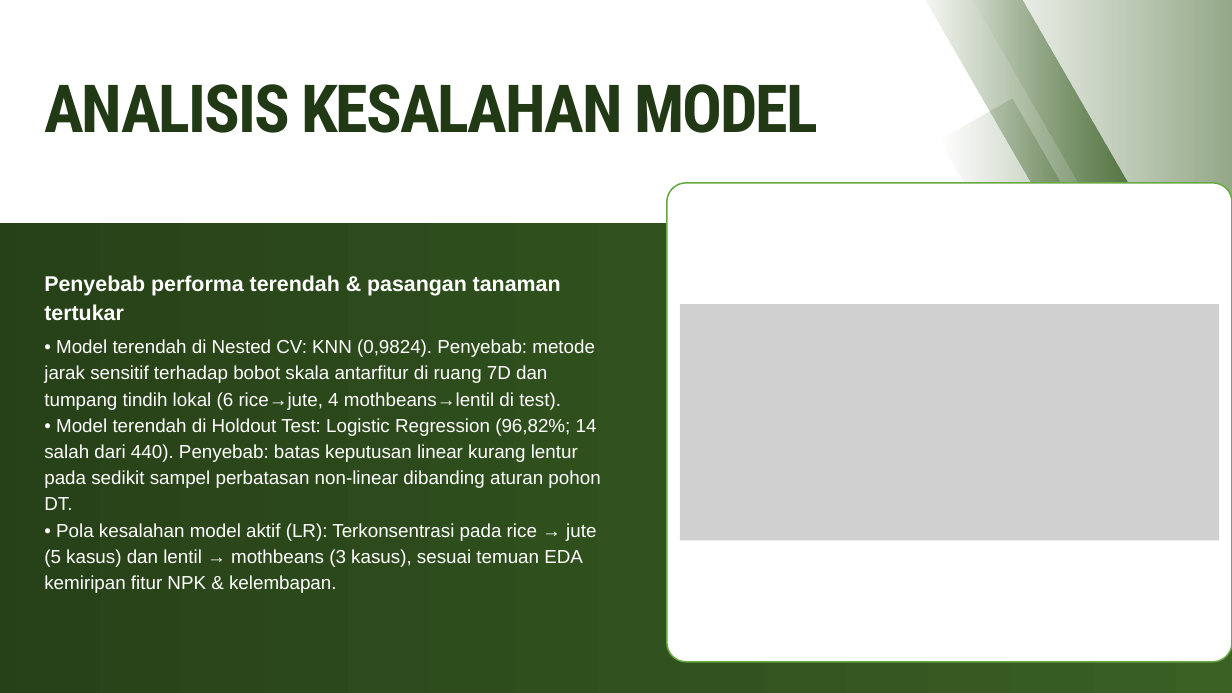
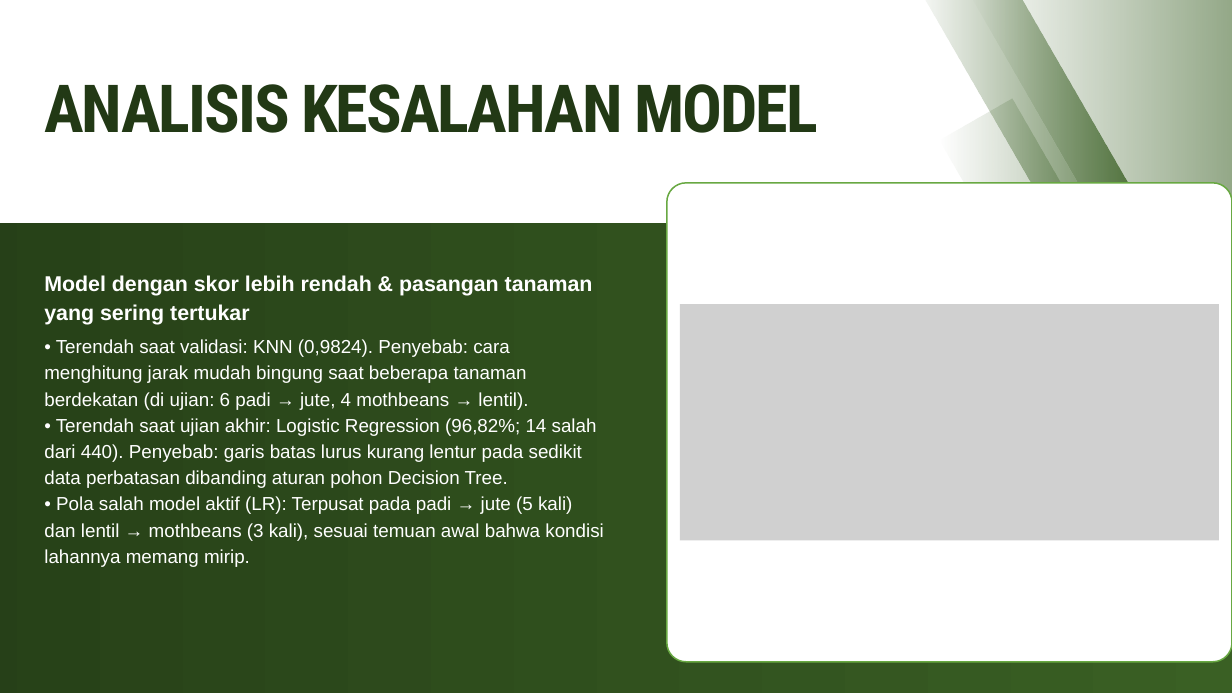
Before and after one commit to mikhailazka-dotcom/ML2026_TEK1302_Kelompok7_TunasMatch, a slide deck: slide 14 of presentation/Laporan_Proyek_Tanaman.pptx. Drawn at 1232x693 pixels with LibreOffice and Linux fonts; fonts in the diff are those of the drawing; grey boxes stand for pictures. Boxes give left, top, right and bottom in pixels: in the first picture for what was removed or moved away, otherwise in the second. Text is boxed around its words. In the diff, an @@ line names an element or a change of style, - is before the commit and + after.

```diff
--- a/presentation/Laporan_Proyek_Tanaman.pptx
+++ b/presentation/Laporan_Proyek_Tanaman.pptx
@@ text at <box>44,275,593,325</box>: text changed @@
-Penyebab performa terendah & pasangan tanaman tertukar
+Model dengan skor lebih rendah & pasangan tanaman yang sering tertukar
@@ text at <box>44,339,603,567</box>: text changed @@
-• Model terendah di Nested CV: KNN (0,9824). Penyebab: metode jarak sensitif terhadap bobot skala antarfitur di ruang 7D dan tumpang tindih lokal (6 rice→jute, 4 mothbeans→lentil di test).
-• Model terendah di Holdout Test: Logistic Regression (96,82%; 14 salah dari 440). Penyebab: batas keputusan linear kurang lentur pada sedikit sampel perbatasan non-linear dibanding aturan pohon DT.
-• Pola kesalahan model aktif (LR): Terkonsentrasi pada rice → jute (5 kasus) dan lentil → mothbeans (3 kasus), sesuai temuan EDA kemiripan fitur NPK & kelembapan.
+• Terendah saat validasi: KNN (0,9824). Penyebab: cara menghitung jarak mudah bingung saat beberapa tanaman berdekatan (di ujian: 6 padi → jute, 4 mothbeans → lentil).
+• Terendah saat ujian akhir: Logistic Regression (96,82%; 14 salah dari 440). Penyebab: garis batas lurus kurang lentur pada sedikit data perbatasan dibanding aturan pohon Decision Tree.
+• Pola salah model aktif (LR): Terpusat pada padi → jute (5 kali) dan lentil → mothbeans (3 kali), sesuai temuan awal bahwa kondisi lahannya memang mirip.
```
Also in this commit, not shown: 16 other slides changed, 5 other files.
